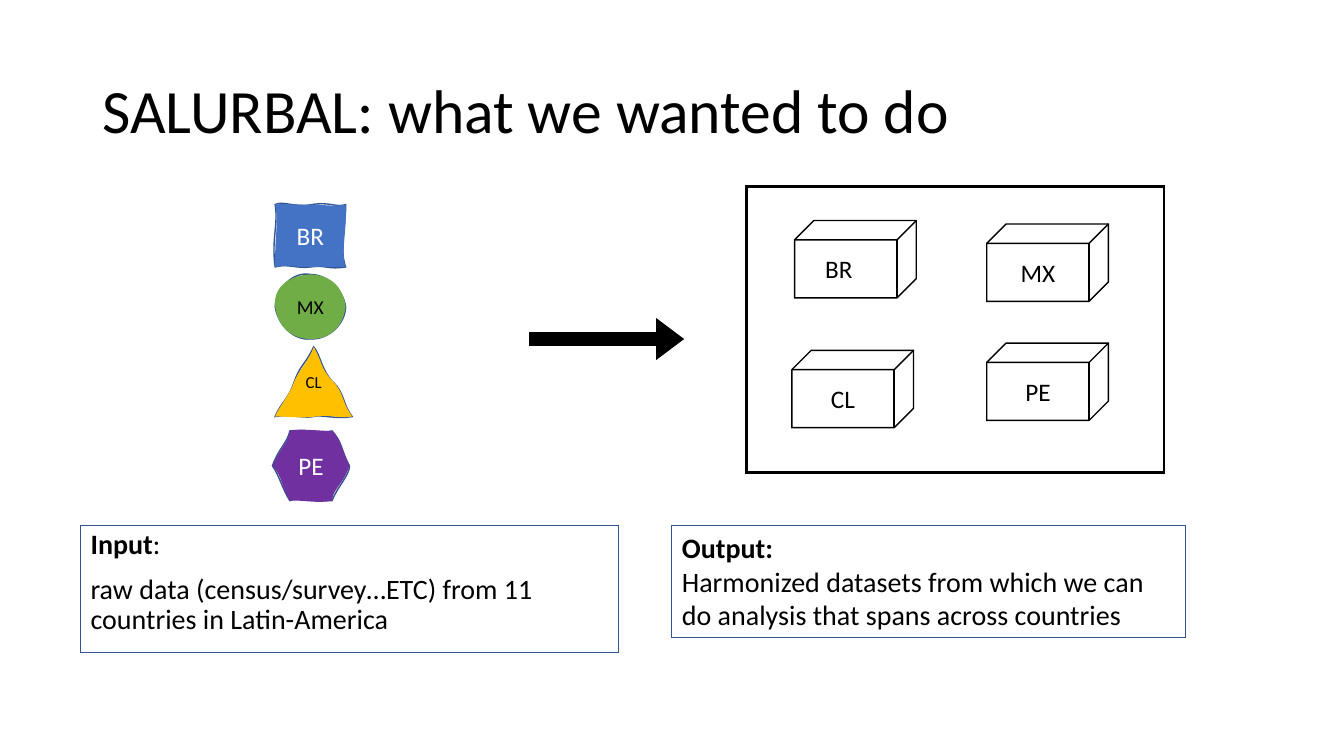
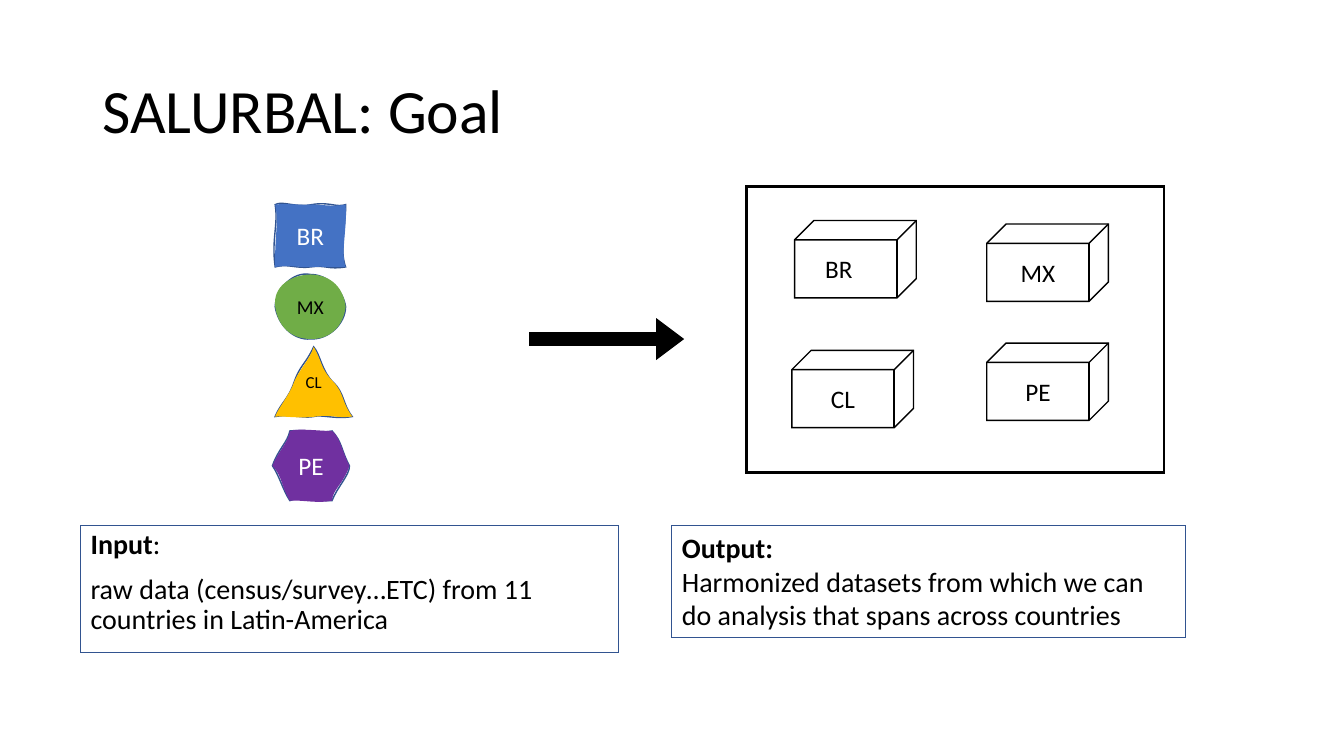
Before and after one commit to Drexel-UHC/analytics-corner, a slide deck: slide 3 of docs/blog/issues/3 - Help with grant informatics infrastructure language/ouputs/grant infrastructure slides for DMC 8-15-22.pptx. Drawn at 1344x756 pixels with LibreOffice and Linux fonts; fonts in the diff are those of the drawing. Boxes give left, top, right and bottom in pixels: in the first picture for what was removed or moved away, otherwise in the second. Text is boxed around its words. In the diff, an @@ line names an element or a change of style, - is before the commit and + after.

```diff
--- a/docs/blog/issues/3 - Help with grant informatics infrastructure language/ouputs/grant infrastructure slides for DMC 8-15-22.pptx
+++ b/docs/blog/issues/3 - Help with grant informatics infrastructure language/ouputs/grant infrastructure slides for DMC 8-15-22.pptx
@@ title at (102,90,503,134): text changed @@
-SALURBAL: what we wanted to do
+SALURBAL: Goal
```
Also in this commit, not shown: 10 other slides changed.
